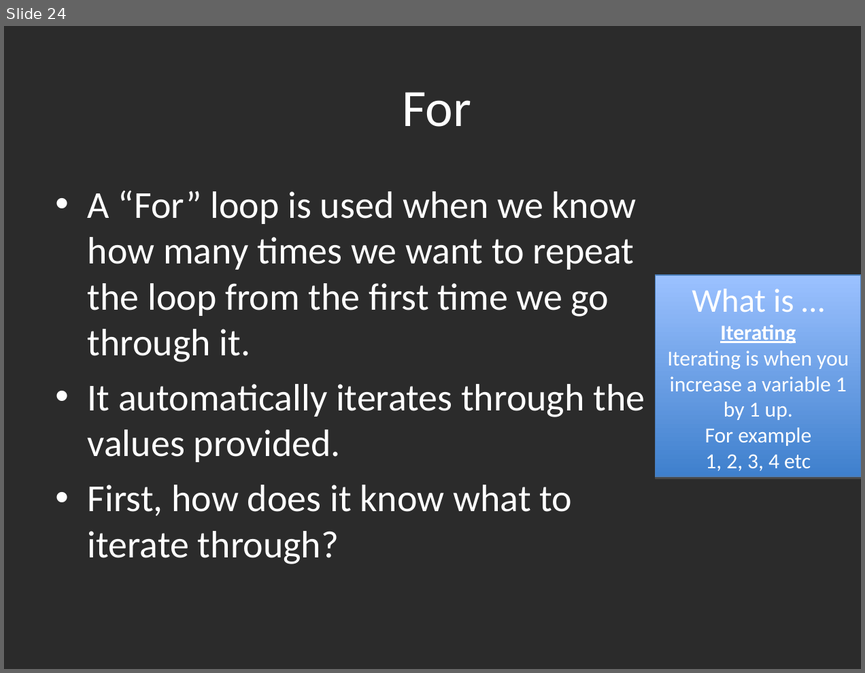
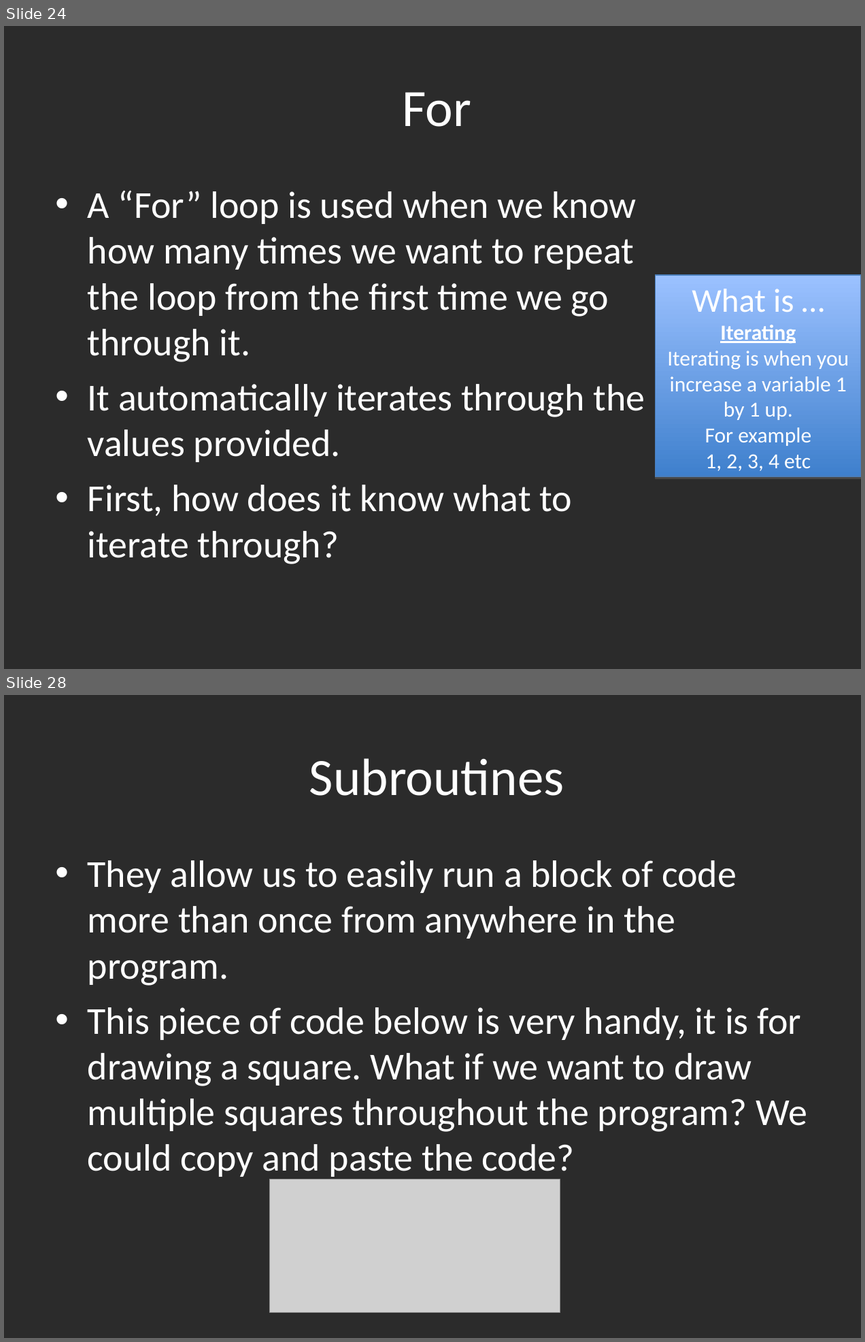
Before and after one commit to gbaman/RaspberryPi-Teaching-Materials, a slide deck: Powerpoints/Python1.ppt. Shown one above the other, each under a label of ours: slide 24 before the commit, slides 24 and 28 after it; the slides between them are not shown. The pictures are 865x673 and 865x1342 pixels, drawn with LibreOffice and Linux fonts; fonts in the diff are those of the drawing; grey boxes stand for pictures; background and template pictures are left out; a plain dark background stands for a picture behind light text. Boxes give left, top, right and bottom in pixels: in the first picture for what was removed or moved away, otherwise in the second. Text is boxed around its words. In the diff, an @@ line names an element or a change of style, - is before the commit and + after.

Commit message:
Added subroutines and libraries. These are not finished though yet

```diff
--- a/Powerpoints/Python1.ppt
+++ b/Powerpoints/Python1.ppt
@@ slide 28 added at (4, 695, 861, 1338), background picture (left out) @@
@@ title added at (309, 758, 564, 796), 44 pt, text #FFFFFF @@
+Subroutines
@@ text added at (88, 860, 807, 1180), 32 pt, text #FFFFFF @@
+• They allow us to easily run a block of code more than once from anywhere in the program.
+• This piece of code below is very handy, it is for drawing a square. What if we want to draw multiple squares throughout the program? We could copy and paste the code?
@@ picture added at (270, 1179, 560, 1312) @@
```
Also in this commit, not shown: 11 slides changed, 9 other slides added.
